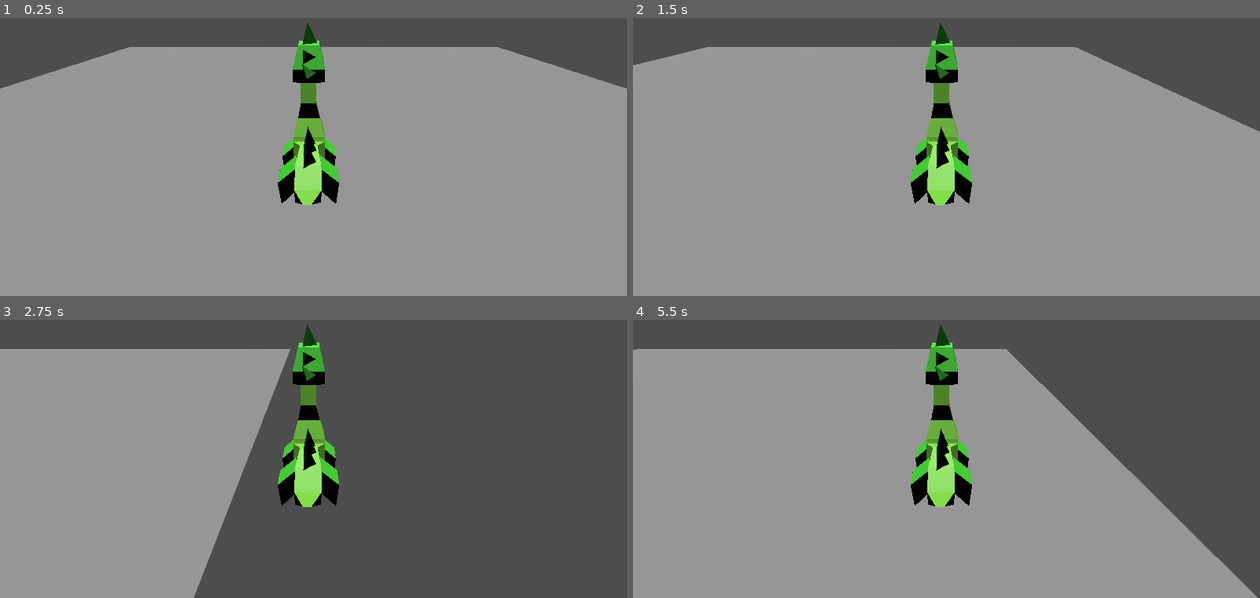
Above: before the commit, frames 1-4 (two rows, left to right).
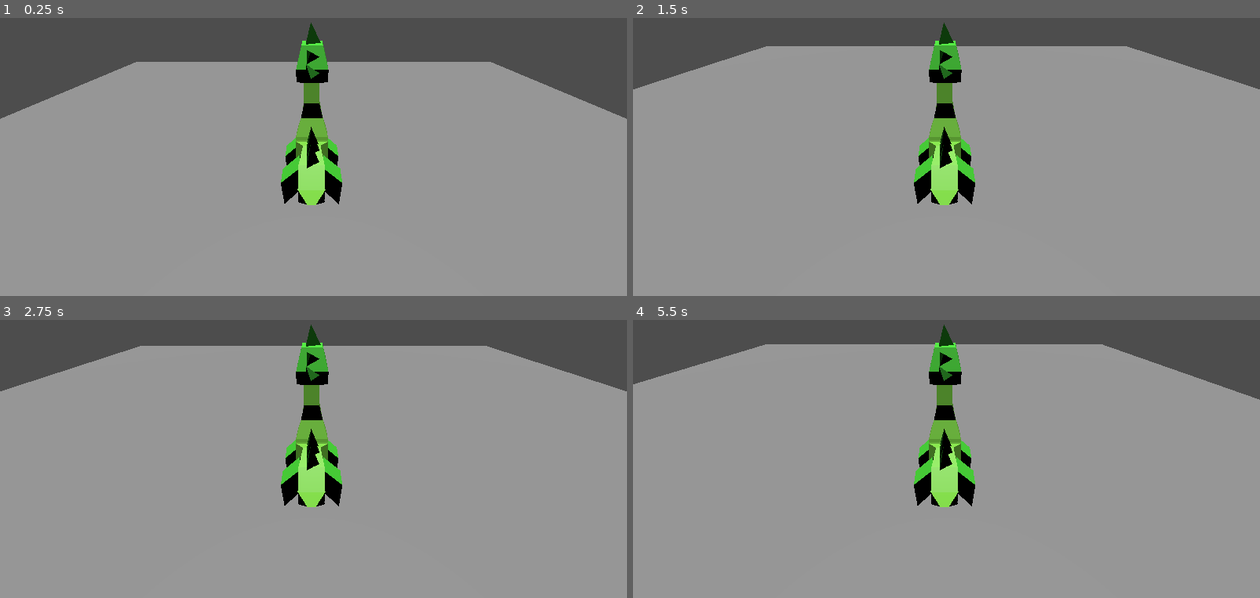
Above: after the commit, the same moments.

Repository: bazylevnik0/dinokid
Game: Godot game, scene res://land.tscn
The game is run twice, just before and just after one commit, with the same random seed, the same clock (stepped at 60 frames per second) and the same inputs.
Inputs:
- Up to frame 1 (0.25 s): no input
- Up to frame 2 (1.5 s): hold Right (move_right) 0.53-1.28 s; tap Enter at 1.25 s; hold Down (move_backward) from 1.28 s (still down)
- Up to frame 3 (2.75 s): release Down (move_backward) at 2.03 s; hold Right (move_right) from 2.03 s (still down)
- Up to frame 4 (5.5 s): tap Space at 2.75, 5 s; release Right (move_right) at 2.78 s; hold Up (move_forward) 2.78-3.53 s; hold Left (move_left) 3.53-5.03 s; tap Enter at 4.25 s; hold Down (move_backward) from 5.03 s (still down)

The runs differ from the first frame. In frame 1, 7.9% of the frame differs, in the area x 0-100%, y 1-68%; in frame 2, 5.7%; in frame 3, 53%, in the area x 0-100%, y 1-100%; in frame 4, 20%.

Commit message:
basic movement to direction

Diff:
--- a/Player.gd
+++ b/Player.gd
@@ -1,18 +1,38 @@
-extends MeshInstance3D
+extends CharacterBody3D
 
-# Called when the node enters the scene tree for the first time.
-func _ready():
-	pass # Replace with function body.
+# How fast the player moves in meters per second.
+@export var speed = 0.1
+# The downward acceleration when in the air, in meters per second squared.
+@export var fall_acceleration = 1
 
-# Called every frame. 'delta' is the elapsed time since the previous frame.
-func _process(delta):
-	if Input.is_action_pressed("move_backward"):
-		position.x += 1
-	if Input.is_action_pressed("move_forward"):
-		position.x -= 1
+var target_velocity = Vector3.ZERO
+
+
+func _physics_process(delta):
+	var direction = Vector3.ZERO
+
+	if Input.is_action_just_released("move_right"):
+		rotation.y -= PI/2
 	if Input.is_action_just_released("move_left"):
 		rotation.y += PI/2
-		print(rotation.y)
-	if Input.is_action_just_released("move_right"):
-		rotation.y -= PI/2
-	pass
+	if Input.is_action_pressed("move_backward"):
+		direction.x += 1
+	if Input.is_action_pressed("move_forward"):
+		direction.x -= 1
+
+	if direction != Vector3.ZERO:
+		direction = direction.normalized()
+		direction = direction.rotated(Vector3.UP, rotation.y)
+		#$Model.basis = Basis.looking_at(direction)
+
+	# Ground Velocity
+	target_velocity.x = direction.x * speed
+	target_velocity.z = direction.z * speed
+
+	# Vertical Velocity
+	if not is_on_floor(): # If in the air, fall towards the floor. Literally gravity
+		target_velocity.y = target_velocity.y - (fall_acceleration * delta)
+
+	# Moving the Character
+	velocity = target_velocity
+	move_and_slide()
--- a/dino.tscn
+++ b/dino.tscn
@@ -1,14 +1,22 @@
-[gd_scene load_steps=3 format=3 uid="uid://b4wudneakgx1g"]
+[gd_scene load_steps=4 format=3 uid="uid://b4wudneakgx1g"]
 
 [ext_resource type="PackedScene" uid="uid://bn874pbplopjf" path="res://dino.glb" id="1_abwe3"]
 [ext_resource type="Script" path="res://Player.gd" id="1_igx1c"]
 
+[sub_resource type="BoxShape3D" id="BoxShape3D_eftsy"]
+size = Vector3(1, 10, 5)
+
 [node name="Dino" type="Node3D"]
 
-[node name="Player" type="MeshInstance3D" parent="."]
+[node name="Player" type="CharacterBody3D" parent="."]
 script = ExtResource("1_igx1c")
 
+[node name="Camera" type="Camera3D" parent="Player"]
+transform = Transform3D(-3.78552e-08, -0.5, 0.866025, -2.18557e-08, 0.866025, 0.5, -1, 1.95399e-14, -4.37114e-08, 11.6303, 8.95775, 0)
+
 [node name="Model" parent="Player" instance=ExtResource("1_abwe3")]
+transform = Transform3D(1, 0, 0, 0, 1, 0, 0, 0, 1, 0, 0, -0.167934)
 
-[node name="Camera" type="Camera3D" parent="Player"]
-transform = Transform3D(-3.78552e-08, -0.5, 0.866025, -2.18557e-08, 0.866025, 0.5, -1, 0, -4.37114e-08, 11.6303, 8.95775, 0)
+[node name="CollisionShape3D" type="CollisionShape3D" parent="Player"]
+transform = Transform3D(1, 0, 0, 0, 0.999996, 0.00293215, 0, -0.00293215, 0.999996, 0, 2.75, 0)
+shape = SubResource("BoxShape3D_eftsy")
--- a/land.tscn
+++ b/land.tscn
@@ -1,16 +1,26 @@
-[gd_scene load_steps=3 format=3 uid="uid://bmlboqol0ihqo"]
+[gd_scene load_steps=4 format=3 uid="uid://bmlboqol0ihqo"]
 
 [ext_resource type="PackedScene" uid="uid://b4wudneakgx1g" path="res://dino.tscn" id="1_tn0vg"]
+
+[sub_resource type="BoxShape3D" id="BoxShape3D_q6k8p"]
+size = Vector3(2, 0.1, 2)
 
 [sub_resource type="PlaneMesh" id="PlaneMesh_c0iav"]
 
 [node name="Land" type="Node3D"]
 
-[node name="Plane" type="MeshInstance3D" parent="."]
-mesh = SubResource("PlaneMesh_c0iav")
-
 [node name="Light" type="DirectionalLight3D" parent="."]
 transform = Transform3D(1, 0, 0, 0, -4.37114e-08, 1, 0, -1, -4.37114e-08, 0, 1, 0)
 
 [node name="Dino" parent="." instance=ExtResource("1_tn0vg")]
-transform = Transform3D(0.025, 0, 0, 0, 0.025, 0, 0, 0, 0.025, 0, 0.055, 0)
+transform = Transform3D(0.025, 0, 0, 0, 0.025, 0, 0, 0, 0.025, 0, 0.171938, 0)
+
+[node name="StaticBody3D" type="StaticBody3D" parent="."]
+
+[node name="CollisionShape3D" type="CollisionShape3D" parent="StaticBody3D"]
+transform = Transform3D(1, 0, 0, 0, 1, 0, 0, 0, 1, 0, -0.05, 0)
+shape = SubResource("BoxShape3D_q6k8p")
+
+[node name="Plane" type="MeshInstance3D" parent="StaticBody3D"]
+mesh = SubResource("PlaneMesh_c0iav")
+skeleton = NodePath("../..")
